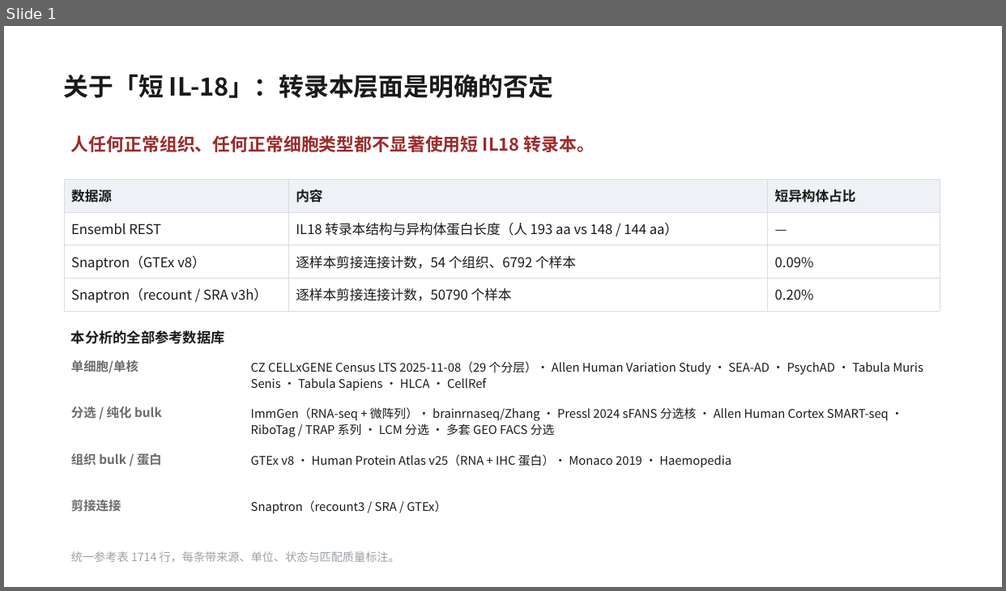
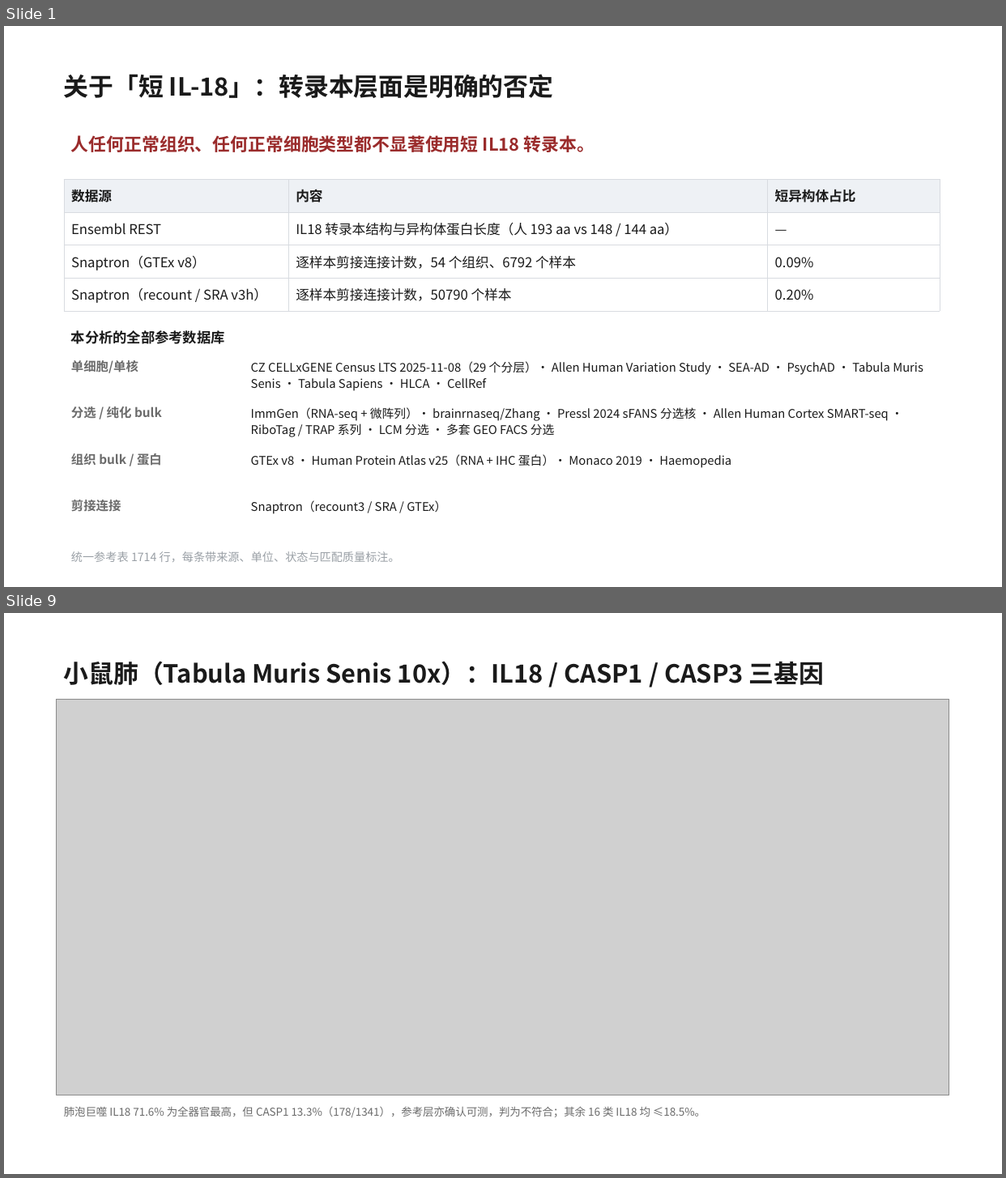
Before and after one commit to 7c96bzczcj-prog/aaa, a slide deck: il18_casp5organ/IL18_CASP_五器官筛选.pptx. Shown one above the other, each under a label of ours: slide 1 before the commit, slides 1 and 9 after it; the slides between them are not shown. The pictures are 1006x591 and 1006x1178 pixels, drawn with LibreOffice and Linux fonts; fonts in the diff are those of the drawing; grey boxes stand for pictures. Boxes give left, top, right and bottom in pixels: in the first picture for what was removed or moved away, otherwise in the second. Text is boxed around its words. In the diff, an @@ line names an element or a change of style, - is before the commit and + after.

```diff
--- a/il18_casp5organ/IL18_CASP_五器官筛选.pptx
+++ b/il18_casp5organ/IL18_CASP_五器官筛选.pptx
@@ slide 9 added at bbox=[4, 613, 1002, 1174], background #FFFFFF @@
@@ text added at bbox=[64, 661, 824, 685], 24 pt, text #1A1A1A, bold @@
+小鼠肺（Tabula Muris Senis 10x）：IL18 / CASP1 / CASP3 三基因
@@ picture added at bbox=[57, 699, 949, 1096] @@
@@ text added at bbox=[64, 1106, 705, 1118], 10.5 pt, text #6B6B6B @@
+肺泡巨噬 IL18 71.6% 为全器官最高，但 CASP1 13.3%（178/1341），参考层亦确认可测，判为不符合；其余 16 类 IL18 均 ≤18.5%。
```
Also in this commit, not shown: 4 slides changed, 7 other slides added, 15 other files.
